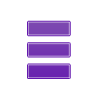
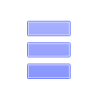
Layer changes from the first (100, 100) image to the second:
pixels changed over [27,20,71,79] (layer not identified)
